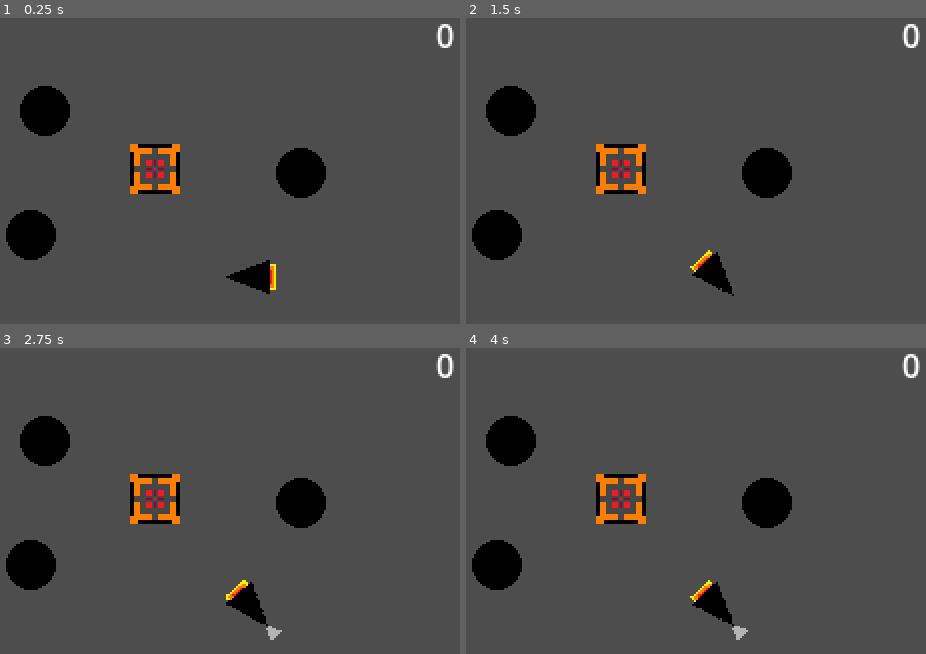
Above: before the commit, frames 1-4 (two rows, left to right).
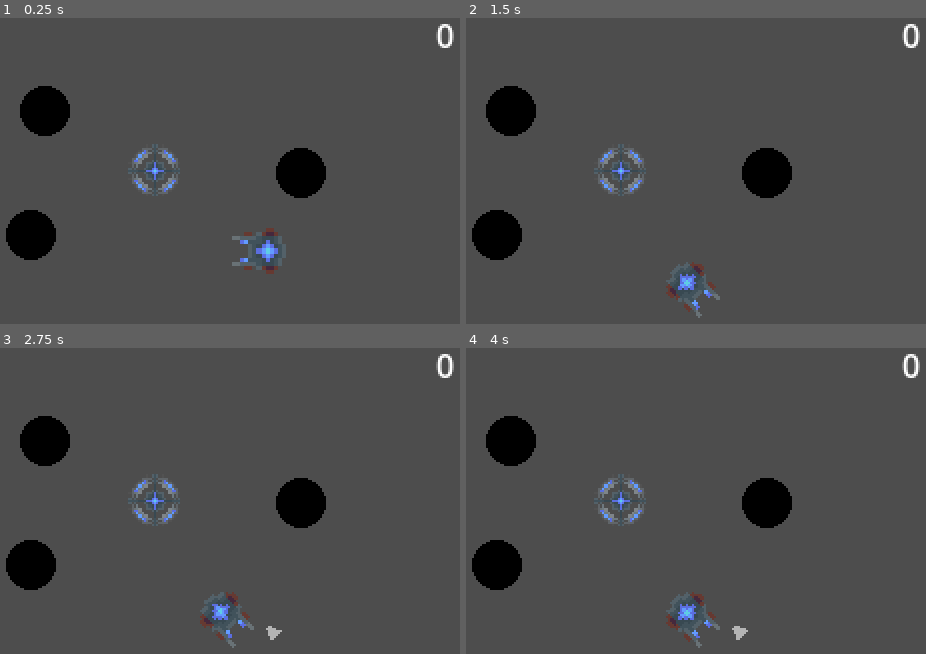
Above: after the commit, the same moments.

Repository: ima-cow/Space-asteroid-miner
Game: Godot game, scene res://scenes/game.tscn
Same seed, same stepped clock (60 frames per second), same inputs: the game is played once before the commit and once after it.
Inputs:
- Up to frame 1 (0.25 s): no input
- Up to frame 2 (1.5 s): tap Enter at 0.5 s; hold Right (Rotation_Right) 0.53-1.28 s; hold Space (beam) 0.53-1.28 s; hold Down (Rotation_Down) from 1.28 s (still down); tap Space (beam) at 1.35 s
- Up to frame 3 (2.75 s): tap Enter at 2 s; release Down (Rotation_Down) at 2.03 s; hold Right (Rotation_Right) from 2.03 s (still down); hold Space (beam) from 2.03 s (still down)
- Up to frame 4 (4 s): release Right (Rotation_Right) at 2.78 s; release Space (beam) at 2.78 s; hold Up (Rotation_Up) 2.78-3.53 s; tap Space (beam) at 2.85 s; tap Enter at 3.5 s; hold Left (Rotation_Left) from 3.53 s (still down); hold Space (beam) from 3.53 s (still down)

The runs differ from the first frame. In frame 1, 2.7% of the frame differs, in the area x 27-63%, y 41-91%; in frame 2, 2.6%; in frame 3, 2.7%; in frame 4, 2.6%.

Commit message:
Implimented Spirtes
The ships looks funky but the space station seems solid

Diff:
--- a/scenes/game.tscn
+++ b/scenes/game.tscn
@@ -2,16 +2,16 @@
 
 [ext_resource type="Script" uid="uid://dx6xmrcwf5ohu" path="res://scenes/game.gd" id="1_u5sy4"]
 [ext_resource type="Script" uid="uid://b6j5dpnb4ntek" path="res://scripts/ship_movement.gd" id="2_lbhrr"]
-[ext_resource type="Texture2D" uid="uid://dvmr3c6ujqyhv" path="res://assets/ship.png" id="2_lnu2h"]
 [ext_resource type="Texture2D" uid="uid://c4mitpvuk83wa" path="res://assets/beam.png" id="3_lbhrr"]
-[ext_resource type="Texture2D" uid="uid://dobtasoup88yb" path="res://assets/station.png" id="4_iywne"]
+[ext_resource type="Texture2D" uid="uid://k36l3kyo7fxf" path="res://assets/Arcade_Game_Actual_Ship.png" id="3_p57ef"]
 [ext_resource type="Script" uid="uid://dgerbndc527js" path="res://scripts/station.gd" id="4_p57ef"]
+[ext_resource type="Texture2D" uid="uid://b5qr3cndio5jy" path="res://assets/Arcade_Game_Ship.png" id="6_p57ef"]
 
 [sub_resource type="RectangleShape2D" id="RectangleShape2D_iywne"]
 size = Vector2(26, 26)
 
 [sub_resource type="RectangleShape2D" id="RectangleShape2D_p57ef"]
-size = Vector2(2.5, 18)
+size = Vector2(2, 8)
 
 [node name="Game" type="Node"]
 script = ExtResource("1_u5sy4")
@@ -31,10 +31,14 @@
 
 [node name="Sprite2D" type="Sprite2D" parent="Ship"]
 z_index = 1
-texture = ExtResource("2_lnu2h")
+position = Vector2(4.000002, -13)
+rotation = 4.712389
+scale = Vector2(2.061167, 2.061167)
+texture = ExtResource("3_p57ef")
 
 [node name="CollisionPolygon2D" type="CollisionPolygon2D" parent="Ship"]
-polygon = PackedVector2Array(9, -8, -12, 0, 9, 8)
+position = Vector2(4, -13)
+polygon = PackedVector2Array(12, -8, 8, -11, 3, -11, -14, -6, -5, 0, -13, 6, 4, 11, 7, 11, 12, 7, 14, 0)
 
 [node name="Beam" type="Area2D" parent="Ship"]
 visible = false
@@ -52,7 +56,9 @@
 script = ExtResource("4_p57ef")
 
 [node name="Sprite2D" type="Sprite2D" parent="Station"]
-texture = ExtResource("4_iywne")
+position = Vector2(0, 1)
+scale = Vector2(1.2380952, 1.2380952)
+texture = ExtResource("6_p57ef")
 
 [node name="CollisionShape2D" type="CollisionShape2D" parent="Station"]
 visible = false
@@ -82,7 +88,7 @@
 [node name="Port4" type="Area2D" parent="Station/Ports"]
 
 [node name="CollisionShape2D" type="CollisionShape2D" parent="Station/Ports/Port4"]
-position = Vector2(0, 11.75)
+position = Vector2(0, 13)
 rotation = 1.5707964
 shape = SubResource("RectangleShape2D_p57ef")
 
Binary file added: assets/Arcade_Game_Actual_Ship.png
Not shown, added: assets/Arcade_Game_Actual_Ship.png.import
Binary file added: assets/Arcade_Game_Ship.png
Not shown, added: assets/Arcade_Game_Ship.png.import
